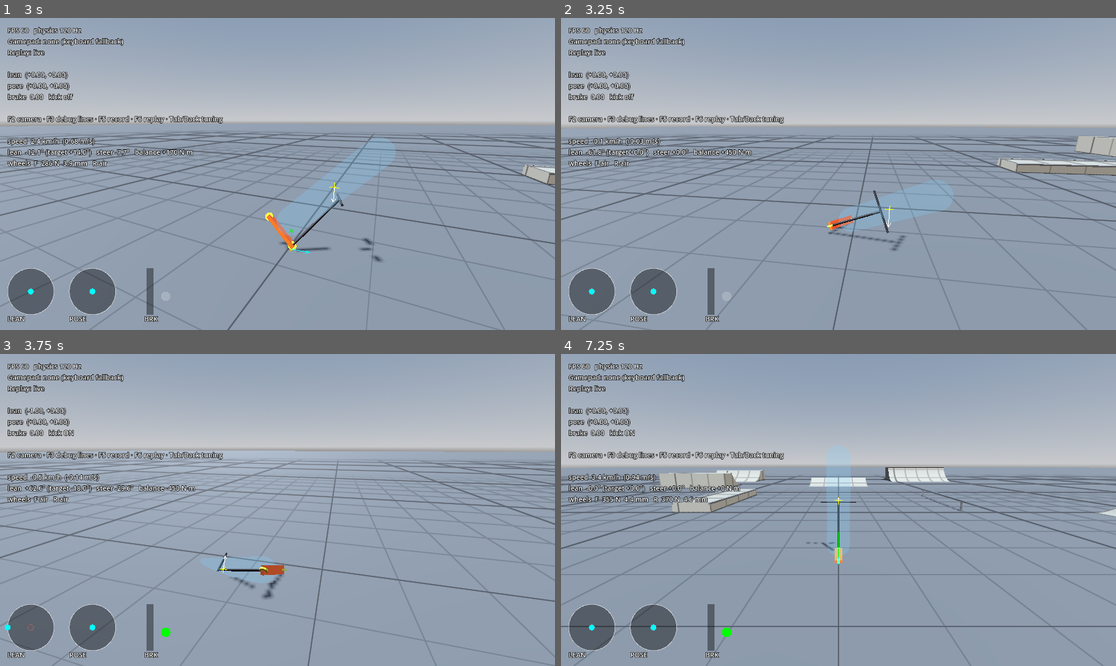
Above: before the commit, frames 1-4 (two rows, left to right).
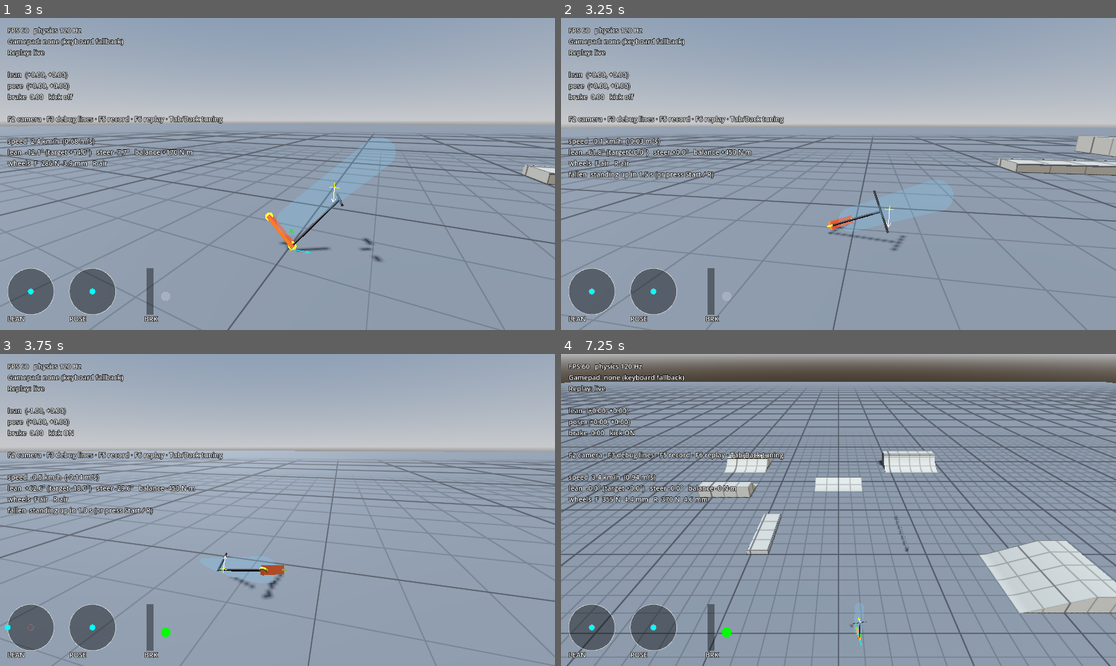
Above: after the commit, the same moments.

Repository: kreatiff/scootmania
Game: Godot game, scene res://scenes/sandbox.tscn
Same seed, same stepped clock (60 frames per second), same inputs: the game is played once before the commit and once after it.
Inputs (mouse positions are in pixels of both pictures, inside the frame that each line leads up to):
- Up to frame 1 (3 s): move the mouse to (399, 158) at 0.52 s; hold D (lean_right) 0.53-1.25 s; hold Space (kick) 0.53-1.25 s; click (399, 158) at 0.67 s; drag from (166, 189) to (249, 236) at 1.27 s; move the mouse to (333, 105) at 2.02 s; hold D (lean_right) 2.03-2.75 s; hold F6 (replay_play) 2.03-2.75 s; tap Space (kick) at 2.3 s; drag from (249, 236) to (111, 127) at 2.77 s
- Up to frame 2 (3.25 s): no input
- Up to frame 3 (3.75 s): move the mouse to (444, 556) at 3.52 s; hold A (lean_left) from 3.53 s (still down); hold Space (kick) from 3.53 s (still down)
- Up to frame 4 (7.25 s): tap F2 (debug_camera) at 4.15 s; release A (lean_left) at 4.25 s; release Space (kick) at 4.25 s; drag from (672, 463) to (755, 432) at 4.27 s; move the mouse to (866, 510) at 5.02 s; hold Shift (brake) 5.03-5.75 s; hold F6 (replay_play) 5.03-5.75 s; click (866, 510) at 5.17 s; tap Space (kick) at 5.3 s; tap R (reset) at 5.65 s; drag from (755, 432) to (727, 525) at 5.77 s; move the mouse to (960, 494) at 6.52 s; hold E (fly_up) from 6.53 s (still down); hold Space (kick) from 6.53 s (still down)

Frame 1 is identical in both runs. In frame 2, 0.4% of the frame differs, in the area x 1-28%, y 48-52%; in frame 3, 0.4%; in frame 4, 44%, in the area x 0-100%, y 0-100%.

Commit message:
Recover after a fall: stand up in place, respawn, auto-recover
- Tap Start / R: stand the scooter up where it is, keeping its heading;
  on surfaces too steep to stand on it moves down the fall line to the
  first level spot for both wheels
- Hold Start / R: back to the spawn point
- Tipped past 60 degrees for 1.5 s: stands itself up (slider; 0 = off)
- Reset is now part of RiderIntent (replay format v2) so replays that
  include a reset still reproduce
- Chase camera cuts instead of swooping when the scooter teleports
- Tests for auto-recovery, tap and hold

Co-Authored-By: Claude Opus 5.5 <noreply@anthropic.com>
Claude-Session: https://claude.ai/code/session_01QzY4h5D9ToJsQZ1mBpXcyE

Diff:
--- a/camera/chase_camera.gd
+++ b/camera/chase_camera.gd
@@ -9,6 +9,9 @@
 @export_range(0.0, 2.0, 0.05, "suffix:m") var look_height := 0.8
 ## How quickly the camera catches up. Higher is tighter.
 @export_range(0.5, 20.0, 0.5) var follow_rate := 5.0
+
+## Further than this from the target means it teleported.
+const SNAP_DISTANCE := 12.0
 
 var _heading := Vector3.FORWARD
 
@@ -33,6 +36,8 @@
 	if wanted == Vector3.ZERO:
 		wanted = _flat(-xform.basis.z, _heading)
 	var blend := 1.0 - exp(-follow_rate * delta)
+	if global_position.distance_to(xform.origin) > SNAP_DISTANCE:
+		blend = 1.0 # the target teleported (respawn): cut, don't swoop
 	_heading = _heading.slerp(wanted, blend).normalized()
 	global_position = global_position.lerp(_desired_position(xform.origin), blend)
 	look_at(xform.origin + Vector3.UP * look_height)
--- a/input/rider_input.gd
+++ b/input/rider_input.gd
@@ -12,8 +12,8 @@
 
 const REPLAY_DIR := "user://replays"
 const LAST_REPLAY := REPLAY_DIR + "/last.replay"
-const REPLAY_VERSION := 1
-const STRIDE := 6 # floats per tick, see RiderIntent.to_array()
+const REPLAY_VERSION := 2 # 2: added reset
+const STRIDE := 7 # floats per tick, see RiderIntent.to_array()
 
 var tuning: InputTuning = preload("res://input/input_tuning.tres")
 
@@ -127,6 +127,7 @@
 	live.pose = tuning.shape_stick(raw_pose)
 	live.brake = tuning.shape_trigger(Input.get_action_strength("brake"))
 	live.kick = Input.is_action_pressed("kick")
+	live.reset = Input.is_action_pressed("reset")
 	return live
 
 
--- a/input/rider_intent.gd
+++ b/input/rider_intent.gd
@@ -12,6 +12,9 @@
 var brake := 0.0
 ## Held state of the kick button. Physics detects presses by edge.
 var kick := false
+## Held state of the reset button: tap = stand up in place, hold = respawn.
+## Part of the intent so replays that include a reset still reproduce.
+var reset := false
 
 
 func duplicate_intent() -> RiderIntent:
@@ -20,11 +23,13 @@
 	copy.pose = pose
 	copy.brake = brake
 	copy.kick = kick
+	copy.reset = reset
 	return copy
 
 
 func to_array() -> PackedFloat64Array:
-	return PackedFloat64Array([lean.x, lean.y, pose.x, pose.y, brake, 1.0 if kick else 0.0])
+	return PackedFloat64Array([lean.x, lean.y, pose.x, pose.y, brake,
+			1.0 if kick else 0.0, 1.0 if reset else 0.0])
 
 
 static func from_array(a: PackedFloat64Array) -> RiderIntent:
@@ -33,6 +38,7 @@
 	intent.pose = Vector2(a[2], a[3])
 	intent.brake = a[4]
 	intent.kick = a[5] > 0.5
+	intent.reset = a[6] > 0.5
 	return intent
 
 
--- a/scenes/sandbox.gd
+++ b/scenes/sandbox.gd
@@ -16,9 +16,9 @@
 
 
 func _unhandled_input(event: InputEvent) -> void:
-	if event.is_action_pressed("reset"):
-		get_tree().reload_current_scene()
-	elif event.is_action_pressed("debug_camera"):
+	# Reset (Start / R) is handled by the scooter through RiderInput, so
+	# replays reproduce it.
+	if event.is_action_pressed("debug_camera"):
 		_cycle_camera()
 
 
--- a/scooter/scooter.gd
+++ b/scooter/scooter.gd
@@ -34,6 +34,8 @@
 var target_lean := 0.0
 ## Last balance torque applied, N·m (+ leans right). For telemetry and tests.
 var balance_torque := 0.0
+## How long the scooter has been tipped past fallen_angle_deg, s.
+var fallen_time := 0.0
 
 var front_wheel := ScooterWheel.new()
 var rear_wheel := ScooterWheel.new()
@@ -41,6 +43,9 @@
 var _push_time_left := 0.0
 var _kick_was_down := false
 var _steering_visual := Node3D.new()
+var _spawn_transform := Transform3D()
+var _reset_held_time := 0.0
+var _respawned_this_hold := false
 
 
 func _ready() -> void:
@@ -61,11 +66,14 @@
 	physics_material_override = body_material
 	_apply_mass_properties()
 	_build()
+	_spawn_transform = global_transform
 
 
 func _physics_process(delta: float) -> void:
 	_apply_mass_properties()
 	var intent := RiderInput.intent if use_live_input else manual_intent
+	if _handle_recovery(intent, delta):
+		return # teleported this tick; forces resume next tick
 	var speed := -linear_velocity.dot(global_basis.z)
 
 	_update_lean(intent, delta)
@@ -88,6 +96,121 @@
 
 func is_grounded() -> bool:
 	return front_wheel.in_contact or rear_wheel.in_contact
+
+
+func is_fallen() -> bool:
+	return global_basis.y.dot(Vector3.UP) < cos(deg_to_rad(tuning.fallen_angle_deg))
+
+
+## Stands the scooter up where it is: on the surface below, facing the way
+## it was heading, stopped. On a surface too steep to stand on (say, high
+## on a quarter pipe) it moves down the fall line to the first spot where
+## both wheels have level ground, the way a fallen rider slides down.
+func recover_in_place() -> void:
+	var heading := _flat(-global_basis.z)
+	if heading == Vector3.ZERO:
+		heading = _flat(linear_velocity)
+	if heading == Vector3.ZERO:
+		heading = _flat(global_basis.y) # lying on its nose or tail
+	var hit := _ground_below(global_position)
+	if hit.is_empty():
+		_place(global_position, Vector3.UP, heading)
+		return
+	var normal: Vector3 = hit["normal"]
+	if normal.y > 0.9:
+		_place(hit["position"], normal, heading)
+		return
+	var downhill := _flat(normal)
+	var probe: Vector3 = hit["position"]
+	for step in 40:
+		probe += downhill * 0.25
+		var spot := _ground_below(probe)
+		if not spot.is_empty() and _can_stand_at(spot["position"], heading):
+			_place(spot["position"], Vector3.UP, heading)
+			return
+	_place(hit["position"] + Vector3.UP * 0.5, Vector3.UP, heading)
+
+
+## Both wheels on level ground at this spot, at the same height.
+func _can_stand_at(point: Vector3, heading: Vector3) -> bool:
+	var half := heading * tuning.wheelbase * 0.5
+	var front := _ground_below(point + half)
+	var rear := _ground_below(point - half)
+	if front.is_empty() or rear.is_empty():
+		return false
+	return front["normal"].y > 0.9 and rear["normal"].y > 0.9 \
+			and absf(front["position"].y - rear["position"].y) < 0.05 \
+			and absf(front["position"].y - point.y) < 0.05
+
+
+func _ground_below(point: Vector3) -> Dictionary:
+	var query := PhysicsRayQueryParameters3D.create(
+			point + Vector3.UP * 1.5, point + Vector3.DOWN * 4.0,
+			PropMaterials.LAYER_WORLD, [get_rid()])
+	return get_world_3d().direct_space_state.intersect_ray(query)
+
+
+func respawn() -> void:
+	_place(_spawn_transform.origin, Vector3.UP, _flat(-_spawn_transform.basis.z))
+
+
+## Tap reset: stand up in place. Hold it: back to the spawn point. Fallen
+## for auto_recover_delay: stand up in place automatically.
+## Returns true if the scooter was moved this tick.
+func _handle_recovery(intent: RiderIntent, delta: float) -> bool:
+	if intent.reset:
+		var pressed_now := _reset_held_time == 0.0
+		_reset_held_time += delta
+		if pressed_now:
+			recover_in_place()
+			return true
+		if _reset_held_time >= tuning.respawn_hold_time and not _respawned_this_hold:
+			_respawned_this_hold = true
+			respawn()
+			return true
+	else:
+		_reset_held_time = 0.0
+		_respawned_this_hold = false
+
+	if is_fallen():
+		fallen_time += delta
+		var delay := tuning.auto_recover_delay
+		if delay > 0.0:
+			DebugDraw.watch("fallen", "standing up in %.1f s (or press Start / R)" % maxf(delay - fallen_time, 0.0))
+			if fallen_time >= delay:
+				recover_in_place()
+				return true
+	else:
+		fallen_time = 0.0
+		DebugDraw.watches.erase("fallen")
+	return false
+
+
+func _place(ground: Vector3, up: Vector3, heading: Vector3) -> void:
+	var forward := (heading - up * heading.dot(up)).normalized()
+	if forward == Vector3.ZERO:
+		forward = Vector3.FORWARD
+	var back := -forward
+	var xform_basis := Basis(up.cross(back), up, back)
+	# Sit at the static wheel compression so it doesn't drop or bounce.
+	var sink := tuning.total_mass() * GRAVITY * 0.5 / tuning.wheel_stiffness
+	global_transform = Transform3D(xform_basis, ground - up * sink)
+	linear_velocity = Vector3.ZERO
+	angular_velocity = Vector3.ZERO
+	steer_angle = 0.0
+	target_lean = 0.0
+	lean_angle = 0.0
+	fallen_time = 0.0
+	_push_time_left = 0.0
+	front_wheel.sliding = false
+	rear_wheel.sliding = false
+	DebugDraw.watches.erase("fallen")
+	reset_physics_interpolation()
+
+
+static func _flat(v: Vector3) -> Vector3:
+	var flat := Vector3(v.x, 0.0, v.z)
+	return flat.normalized() if flat.length_squared() > 1e-4 else Vector3.ZERO
 
 
 func _apply_mass_properties() -> void:
--- a/scooter/scooter_tuning.gd
+++ b/scooter/scooter_tuning.gd
@@ -78,6 +78,14 @@
 ## stick flick demands more sideways grip than the tyres have.
 @export_range(50.0, 2000.0, 10.0, "suffix:N·m") var max_balance_torque := 450.0
 
+@export_group("Recovery")
+## Tipped further than this counts as fallen.
+@export_range(30.0, 90.0, 1.0, "suffix:°") var fallen_angle_deg := 60.0
+## Stand back up automatically after being fallen this long. 0 = never.
+@export_range(0.0, 5.0, 0.1, "suffix:s") var auto_recover_delay := 1.5
+## Holding reset this long returns to the spawn point.
+@export_range(0.3, 2.0, 0.05, "suffix:s") var respawn_hold_time := 0.75
+
 @export_group("Debug")
 ## Length of drawn force arrows: metres per newton.
 @export_range(0.0001, 0.005, 0.0001) var force_draw_scale := 0.001
--- a/tests/scooter_tests.gd
+++ b/tests/scooter_tests.gd
@@ -23,6 +23,7 @@
 	await _test_kicker()
 	await _test_steering()
 	await _test_grip_by_surface()
+	await _test_recovery()
 
 
 ## Sits still on flat ground: no jitter, no creep, loads split by the
@@ -227,6 +228,60 @@
 	plate.queue_free()
 
 
+## Falling over: stands itself up after the delay, where it fell. Tapping
+## reset stands it up at once, keeping its heading. Holding reset returns
+## to where it spawned.
+func _test_recovery() -> void:
+	var at := Vector3(-40, 0, 80)
+	var s := _spawn(at, 0.0)
+	# Tip it onto its side from a little height.
+	s.global_transform = Transform3D(Basis(Vector3.FORWARD, PI * 0.5), at + Vector3(0, 0.3, 0))
+	var ticks := 0
+	var rest := s.global_position
+	while s.global_basis.y.y < 0.99 and ticks < 120 * 5:
+		rest = s.global_position
+		await _ticks(1)
+		ticks += 1
+	var recovered_after := ticks / 120.0
+	_check(recovered_after >= tuning.auto_recover_delay and recovered_after < tuning.auto_recover_delay + 1.0,
+			"recovery: stands itself up after %.2f s (delay %.1f s)" % [recovered_after, tuning.auto_recover_delay])
+	var moved := Vector2(s.global_position.x - rest.x, s.global_position.z - rest.z).length()
+	_check(moved < 0.05, "recovery: stands up where it came to rest (%.3f m away)" % moved)
+	await _ticks(120)
+	_check(s.global_basis.y.y > 0.99 and s.linear_velocity.length() < 0.01,
+			"recovery: settles upright (tilt %.1f°, %.3f m/s)"
+			% [rad_to_deg(acos(clampf(s.global_basis.y.y, -1, 1))), s.linear_velocity.length()])
+	s.queue_free()
+
+	# Tap reset while riding: upright and stopped at once, same heading.
+	var start := Vector3(-40, 0, 110)
+	s = _spawn(start, 30.0, Basis(Vector3.UP, deg_to_rad(30.0)) * Vector3(0, 0, -4.0))
+	s.manual_intent.lean = Vector2(0.6, 0.0)
+	await _ticks(60)
+	var heading_before := -s.global_basis.z
+	s.manual_intent.lean = Vector2.ZERO
+	s.manual_intent.reset = true
+	await _ticks(1)
+	s.manual_intent.reset = false
+	await _ticks(1)
+	_check(s.linear_velocity.length() < 0.05 and s.global_basis.y.y > 0.999,
+			"recovery: tapping reset stands it up and stops it (%.3f m/s)" % s.linear_velocity.length())
+	_check(Vector2(heading_before.x, heading_before.z).normalized().dot(
+			Vector2(-s.global_basis.z.x, -s.global_basis.z.z)) > 0.999,
+			"recovery: tapping reset keeps the heading")
+
+	# Hold reset: back to the spawn point.
+	s.linear_velocity = Basis(Vector3.UP, deg_to_rad(30.0)) * Vector3(0, 0, -4.0)
+	await _ticks(90)
+	s.manual_intent.reset = true
+	await _ticks(int(tuning.respawn_hold_time * 120.0) + 5)
+	s.manual_intent.reset = false
+	await _ticks(2)
+	var from_spawn := Vector2(s.global_position.x - start.x, s.global_position.z - start.z).length()
+	_check(from_spawn < 0.02, "recovery: holding reset returns to the spawn point (%.3f m away)" % from_spawn)
+	s.queue_free()
+
+
 ## Ground-plane steering from the headtube steering angle: the axis is
 ## raked back, so the wheel turns a little less across the ground.
 func _ground_steer_tan(steer: float) -> float:
--- a/tests/test_runner.gd
+++ b/tests/test_runner.gd
@@ -132,6 +132,7 @@
 	intent.pose = Vector2(-1.0, 0.25)
 	intent.brake = 0.6
 	intent.kick = true
+	intent.reset = true
 	check(RiderIntent.from_array(intent.to_array()).equals(intent), "intent survives array round trip")
 
 	var frames := PackedFloat64Array([0.1, 0.2, 0.3, 0.4, 0.5, 1.0])
Not shown, changed: README.md
Not shown, changed: docs/DEVELOPMENT_PLAN.md
